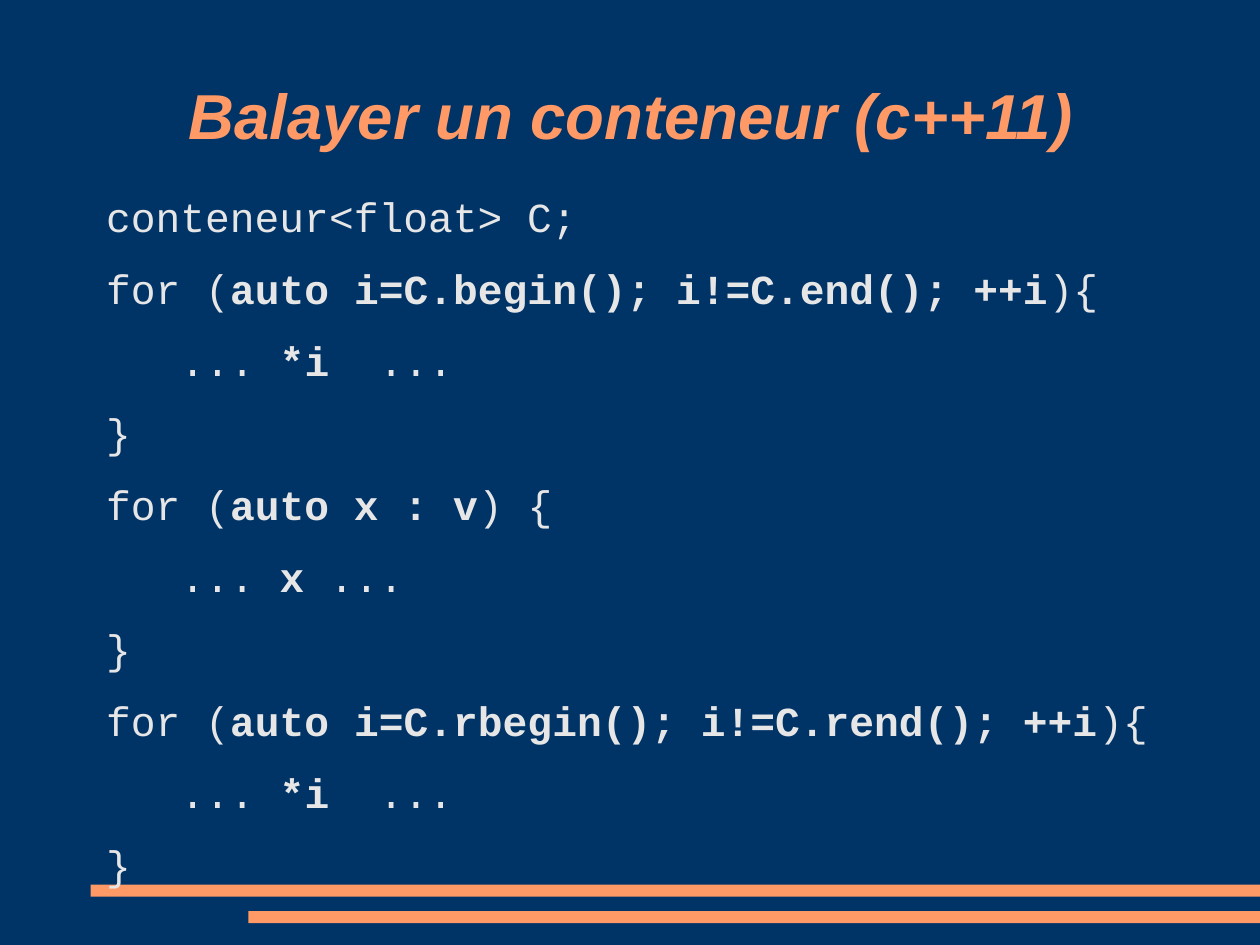
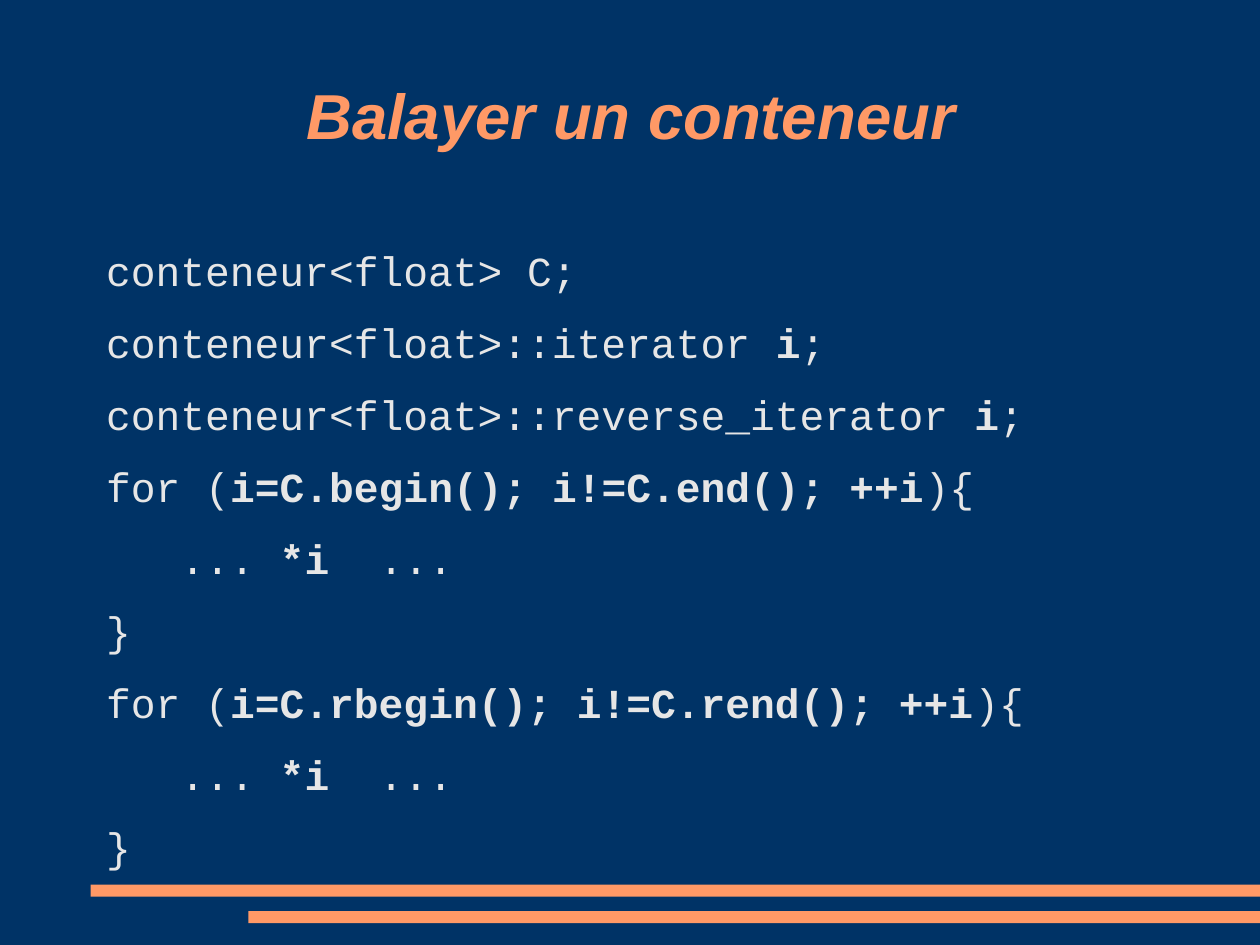
Before and after one commit to manu5801/cours-cplusplus, a slide deck: slide 16 of stl/stl.odp (slide 17 before the commit). Drawn at 1260x945 pixels with LibreOffice and Linux fonts; fonts in the diff are those of the drawing. Boxes give left, top, right and bottom in pixels: in the first picture for what was removed or moved away, otherwise in the second. Text is boxed around its words. In the diff, an @@ line names an element or a change of style, - is before the commit and + after.

```diff
--- a/stl/stl.odp
+++ b/stl/stl.odp
@@ title at <box>306,93,955,151</box>: text changed @@
-Balayer un conteneur (c++11)
+Balayer un conteneur
@@ text "conteneur<float> C;": place and size @@
-text "conteneur<float> C;" at <box>106,202,1148,808</box>
+text "conteneur<float> C;" at <box>106,256,1024,790</box>
@@ text at <box>106,328,1024,511</box>: text changed; bold off @@
-for (auto i=C.begin(); i!=C.end(); ++i){
+conteneur<float>::iterator i;
+conteneur<float>::reverse_iterator i;
+for (i=C.begin(); i!=C.end(); ++i){
@@ text at <box>106,688,1024,727</box>: text changed @@
-for (auto x : v) {
-... x ...
-}
-for (auto i=C.rbegin(); i!=C.rend(); ++i){
+for (i=C.rbegin(); i!=C.rend(); ++i){
```
Also in this commit, not shown: 20 other slides changed, 2 slides added, 3 slides removed, 9 other files.
